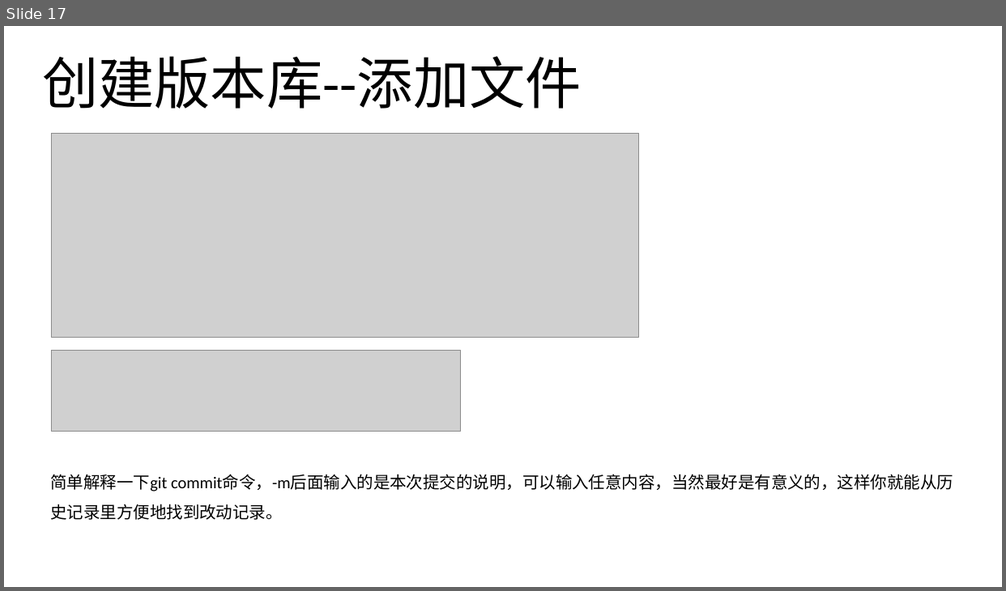
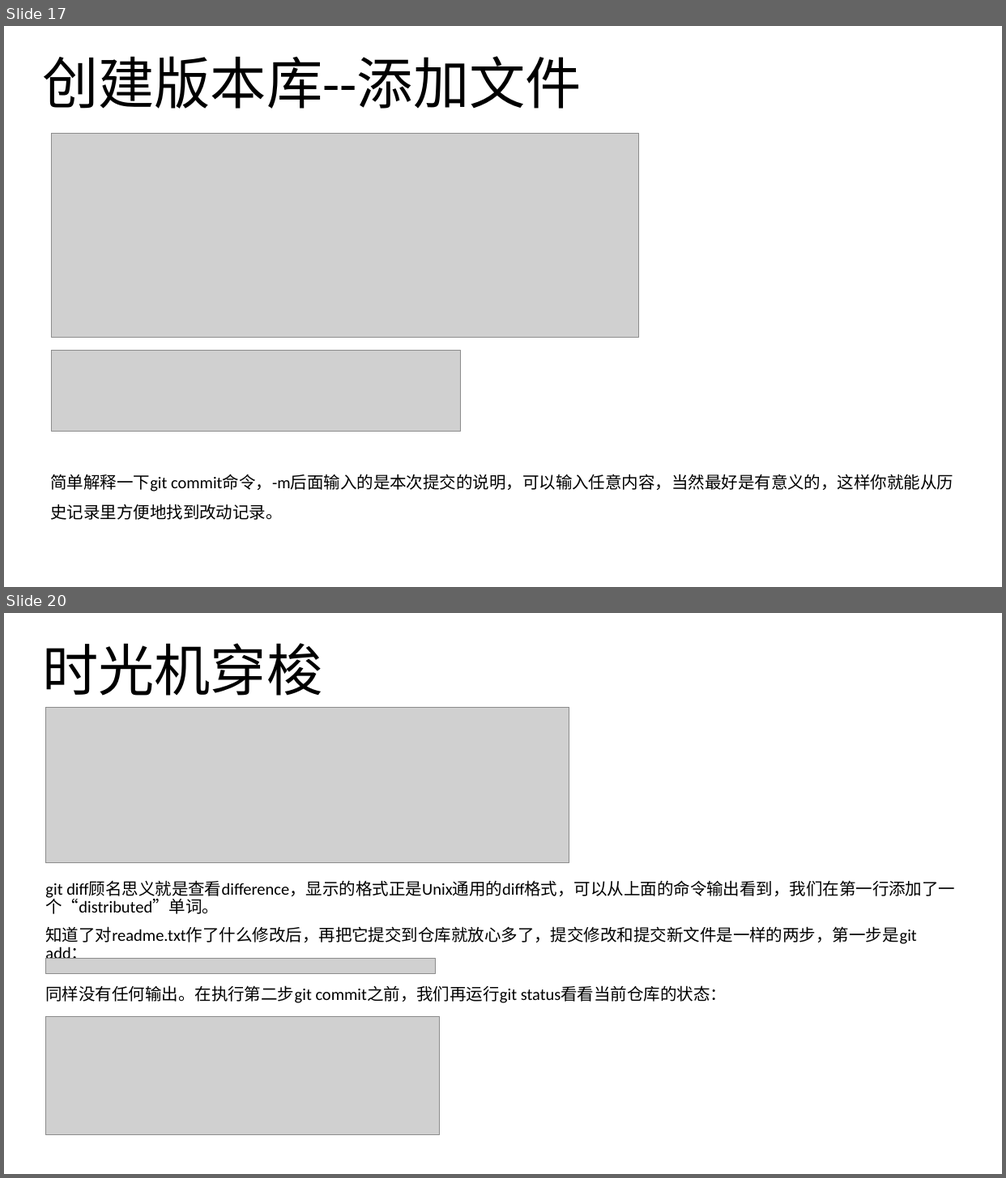
Before and after one commit to noprom/shandong, a slide deck: doc/ppt/git.pptx. Shown one above the other, each under a label of ours: slide 17 before the commit, slides 17 and 20 after it; the slides between them are not shown. The pictures are 1006x591 and 1006x1178 pixels, drawn with LibreOffice and Linux fonts; fonts in the diff are those of the drawing; grey boxes stand for pictures. Boxes give left, top, right and bottom in pixels: in the first picture for what was removed or moved away, otherwise in the second. Text is boxed around its words. In the diff, an @@ line names an element or a change of style, - is before the commit and + after.

```diff
--- a/doc/ppt/git.pptx
+++ b/doc/ppt/git.pptx
@@ slide 20 added at [4,613,1002,1174], background #FFFFFF @@
@@ title added at [42,643,322,696], 54 pt, text #000000 @@
+时光机穿梭
@@ picture added at [45,707,569,863] @@
@@ subtitle added at [45,881,955,944], 16 pt, text #000000 @@
+git diff顾名思义就是查看difference，显示的格式正是Unix通用的diff格式，可以从上面的命令输出看到，我们在第一行添加了一个“distributed”单词。
+知道了对readme.txt作了什么修改后，再把它提交到仓库就放心多了，提交修改和提交新文件是一样的两步，第一步是git add：
@@ picture added at [45,958,435,973] @@
@@ text added at [45,986,727,1003], 16 pt, text #000000 @@
+同样没有任何输出。在执行第二步git commit之前，我们再运行git status看看当前仓库的状态：
@@ picture added at [45,1016,439,1135] @@
```
Also in this commit, not shown: 3 other slides added.
